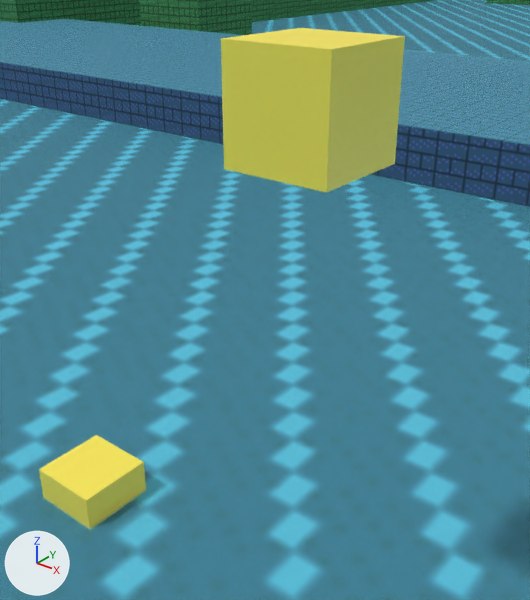
The glTF model assets/models/levels/sunken-temple.glb, before and after one commit.
Camera for both pictures: a 50 mm camera at (1.73, -17.21, 1.73) aimed at (0.94, -16.23, 1.13). Lighting does not change. The marker at lower left points along +X, +Y and +Z. The picture after the commit comes second. Objects named as collision shapes, trigger or cutter boxes, shadow casters or lower levels of detail are left out.

In view in the first picture: 'ART_sunken-temple_left_broken_wall', 'ART_sunken-temple_obelisk_a', 'ART_sunken-temple_raised_walkway_north', 'MARKER_sunken-temple_ENEMY_SPAWN_2', 'MARKER_sunken-temple_ZOMBIE_SPAWN_3', 'WALKABLE_sunken-temple_flooded_temple_floor', 'WALKABLE_sunken-temple_raised_walkway_north' and 1 more.
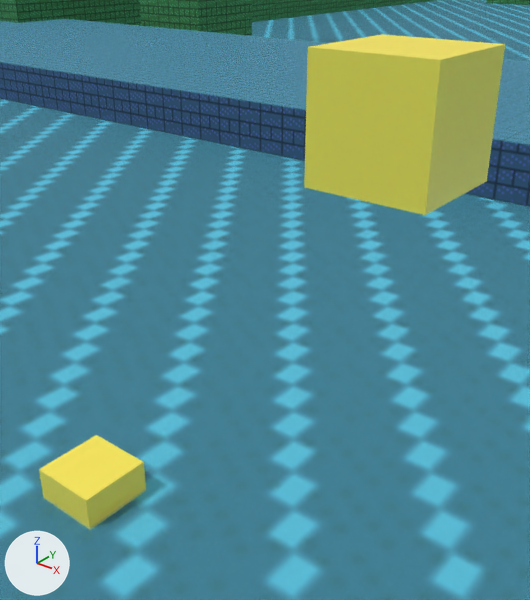
The change, as a diff of the scene's bpy script:
```diff
--- a/assets/models/levels/sunken-temple.glb.py
+++ b/assets/models/levels/sunken-temple.glb.py
@@ ob_marker_sunken_temple_enemy_spawn_2 @@
 ob_marker_sunken_temple_enemy_spawn_2 = bpy.data.objects.new('MARKER_sunken-temple_ENEMY_SPAWN_2', me_marker_sunken_temple_enemy_spawn_2)
-ob_marker_sunken_temple_enemy_spawn_2.location = (0.88, -16.0, 1.45)
+ob_marker_sunken_temple_enemy_spawn_2.location = (1.08, -16.0, 1.45)
```

Where the change shows, as pixel boxes [x1, y1, x2, y2] in the pictures (530 x 600 px):
'MARKER_sunken-temple_ENEMY_SPAWN_2', moved: before [221, 28, 405, 193]; after [304, 34, 505, 215]
